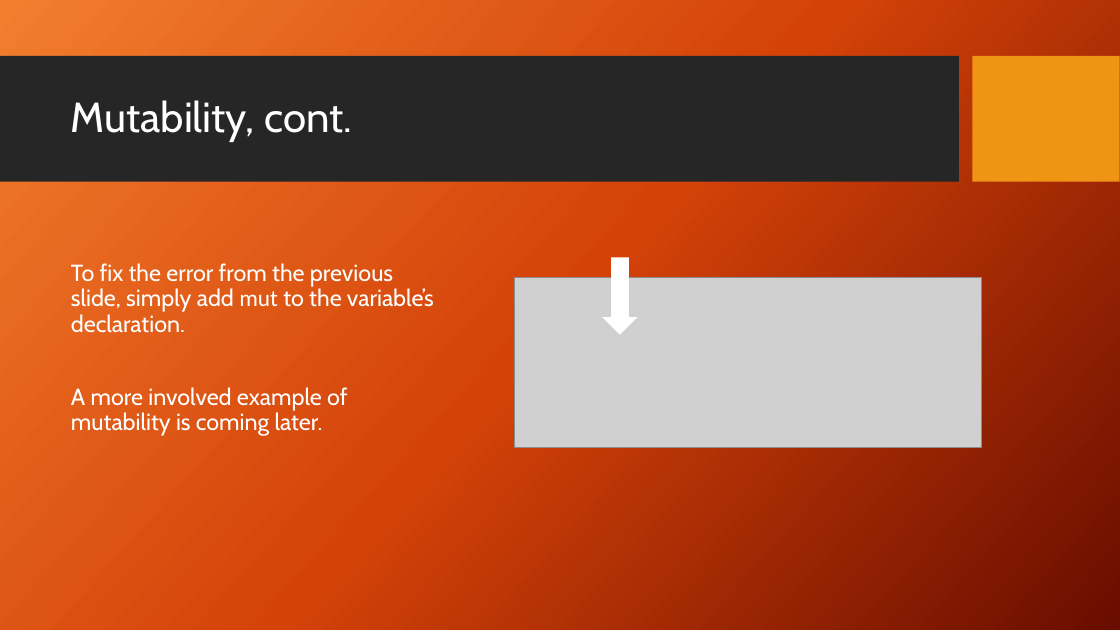
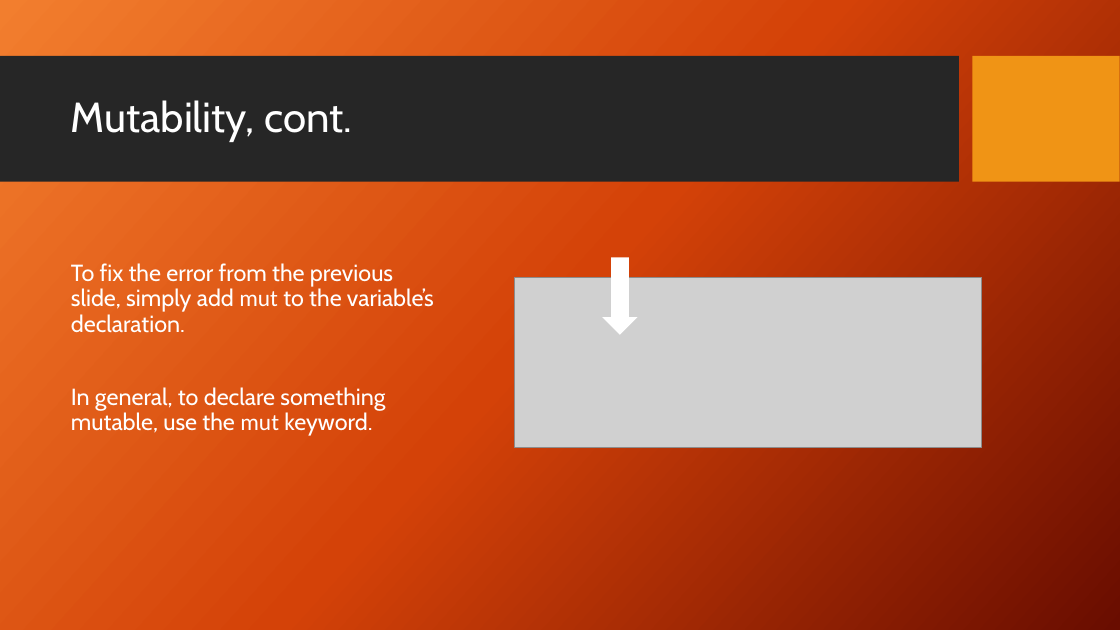
Before and after one commit to DaniloHP/csc372project1, a slide deck: slide 17 of Rust.pptx. Drawn at 1120x630 pixels with LibreOffice and Linux fonts; fonts in the diff are those of the drawing; grey boxes stand for pictures; background and template pictures are left out. Boxes give left, top, right and bottom in pixels: in the first picture for what was removed or moved away, otherwise in the second. Text is boxed around its words. In the diff, an @@ line names an element or a change of style, - is before the commit and + after.

```diff
--- a/Rust.pptx
+++ b/Rust.pptx
@@ text at (x1=71, y1=387, x2=385, y2=436): text changed @@
-A more involved example of mutability is coming later.
+In general, to declare something mutable, use the mut keyword.
```
Also in this commit, not shown: 14 other slides changed.
